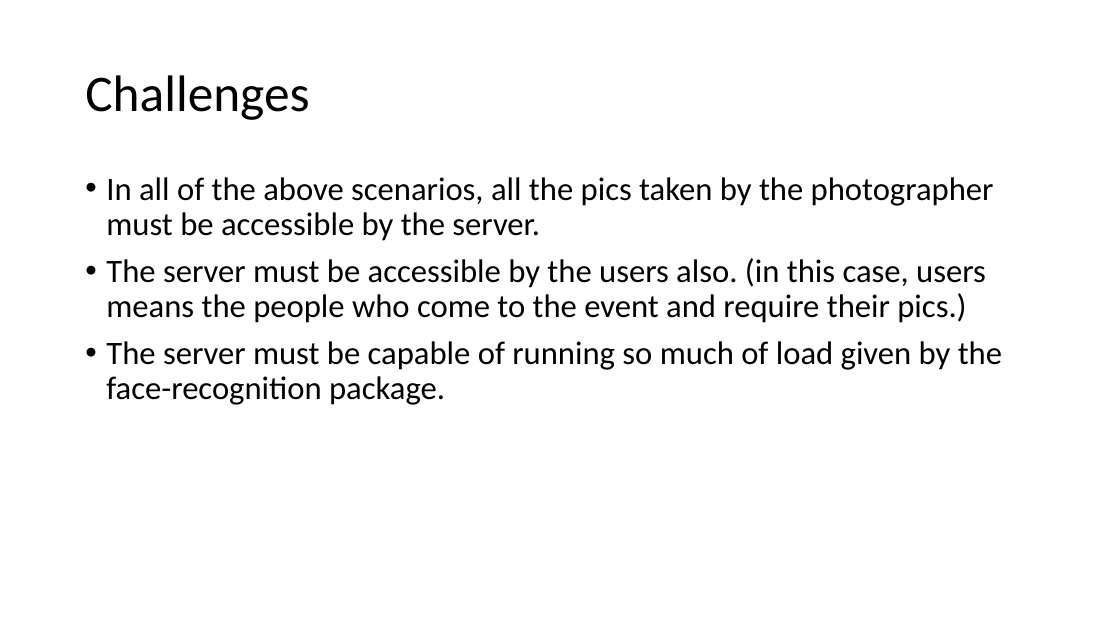
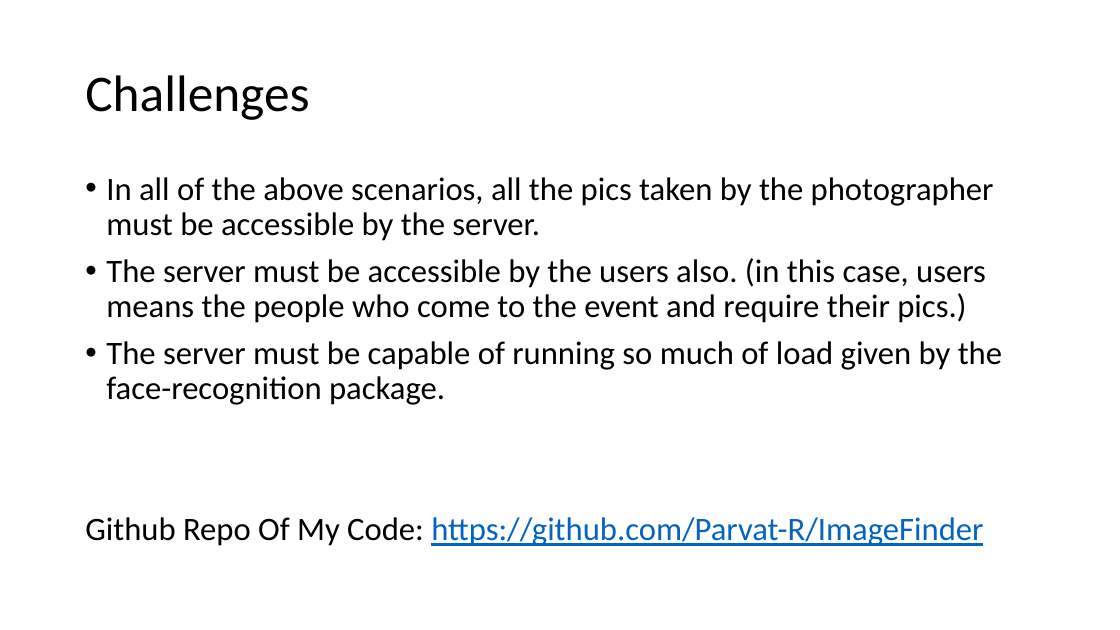
Before and after one commit to Parvat-R/ImageFinder, a slide deck: slide 6 of Pic Matcher.pptx. Drawn at 1120x630 pixels with LibreOffice and Linux fonts; fonts in the diff are those of the drawing. Boxes give left, top, right and bottom in pixels: in the first picture for what was removed or moved away, otherwise in the second. Text is boxed around its words. In the diff, an @@ line names an element or a change of style, - is before the commit and + after.

Commit message:
Changes to be committed: 	modified:   Pic Matcher.pptx

```diff
--- a/Pic Matcher.pptx
+++ b/Pic Matcher.pptx
@@ text at <box>85,517,983,546</box>: paragraph added @@
+Github Repo Of My Code: https://github.com/Parvat-R/ImageFinder
```
